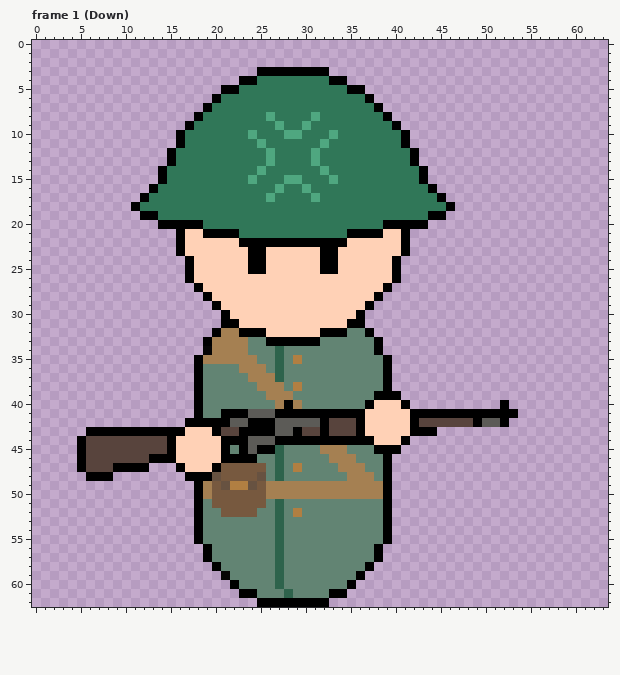
Edited in one commit: pixel-art file (Assets/Sprites/Units/Oro_Infantry.ase). Above: the version before the commit.
64x63 pixels, 28 frames. Colours within 5 levels of each other are drawn and written as one. Shown: frame 1 (Down). The commit also changed other frames, which this record leaves out.
After the commit:
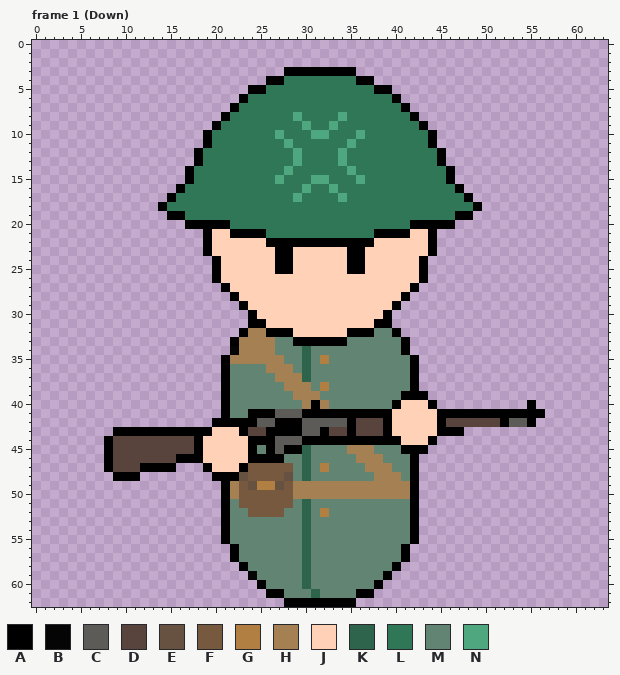
Palette (. is transparent): A #000000  B #060505  C #5c5b57  D #58443d  E #675241  F #77593f  G #b17f42  H #a58052  J #ffd1b6  K #2e634c  L #307758  M #628473  N #4fa780
The exact change:
Frame 1 (Down):
y 3: x 25..27 AAA -> ...; x 33..35 ... -> AAA
y 4: x 23..27 AALLL -> ...AA; x 33..37 AA... -> LLLAA
y 5: x 21..25 AALLL -> ...AA; x 35..39 AA... -> LLLAA
y 6: x 20..23 ALLL -> ...A; x 37..40 A... -> LLLA
y 7: x 19..22 ALLL -> ...A; x 38..41 A... -> LLLA
y 8: x 18..21 ALLL -> ...A; x 26 N -> L; x 29 L -> N; x 31 N -> L; x 34 L -> N; x 39..42 A... -> LLLA
y 9: x 17..20 ALLL -> ...A; x 27 N -> L; x 33 L -> N; x 40..43 A... -> LLLA
y 10: x 16..19 ALLL -> ...A; x 24 N -> L; x 27..29 LNN -> NLL; x 31..33 LLN -> NNL; x 36 L -> N; x 41..44 A... -> LLLA
y 11: x 16..19 ALLL -> ...A; x 25 N -> L; x 28 L -> N; x 32 N -> L; x 35 L -> N; x 41..44 A... -> LLLA
y 12..13: x 15..18 ALLL -> ...A; x 26 N -> L; x 29 L -> N; x 31 N -> L; x 34 L -> N; x 42..45 A... -> LLLA
y 14: x 14..17 ALLL -> ...A; x 25 N -> L; x 28 L -> N; x 32 N -> L; x 35 L -> N; x 43..46 A... -> LLLA
y 15: x 14..17 ALLL -> ...A; x 24 N -> L; x 27..29 LNN -> NLL; x 31..33 LLN -> NNL; x 36 L -> N; x 43..46 A... -> LLLA
y 16: x 13..16 ALLL -> ...A; x 27 N -> L; x 33 L -> N; x 44..47 A... -> LLLA
y 17: x 12..15 ALLL -> ...A; x 26 N -> L; x 29 L -> N; x 31 N -> L; x 34 L -> N; x 45..48 A... -> LLLA
y 18: x 11..14 ALLL -> ...A; x 46..49 A... -> LLLA
y 19: x 12..16 AALLL -> ...AA; x 44..48 AA... -> LLLAA
y 20: x 14..16 AAA -> ...; x 19..21 LLL -> AAA; x 39..41 AAA -> LLL; x 44..46 ... -> AAA
y 21: x 16..18 AJJ -> ...; x 20..21 AA -> JJ; x 23..25 LLL -> AAA; x 35..37 AAA -> LLL; x 39..40 JJ -> AA; x 42..44 ... -> JJA
y 22: x 16..19 AJJJ -> ...A; x 23..25 AAA -> JJJ; x 35..37 JJJ -> AAA; x 41..44 A... -> JJJA
y 23: x 16..19 AJJJ -> ...A; x 24..25 AA -> JJ; x 27..28 JJ -> AA; x 32..33 AA -> JJ; x 35..36 JJ -> AA; x 41..44 A... -> JJJA
y 24..25: x 17..20 AJJJ -> ...A; x 24..25 AA -> JJ; x 27..28 JJ -> AA; x 32..33 AA -> JJ; x 35..36 JJ -> AA; x 40..43 A... -> JJJA
y 26: x 17..20 AJJJ -> ...A; x 40..43 A... -> JJJA
y 27: x 18..21 AJJJ -> ...A; x 39..42 A... -> JJJA
y 28: x 19..22 AJJJ -> ...A; x 38..41 A... -> JJJA
y 29: x 20..23 AJJJ -> ...A; x 37..40 A... -> JJJA
y 30: x 21..24 AJJJ -> ...A; x 36..39 A... -> JJJA
y 31: x 21..25 AAJJJ -> ...AA; x 35..39 AA... -> JJJAA
y 32: x 20..22 AHH -> ...; x 24..28 AAJJJ -> HHAAA; x 32..36 AAAMM -> JJJAA; x 38..40 ... -> MMA
y 33: x 19..22 AHHH -> ...A; x 24..28 MMAAA -> HHHMM; x 32..34 MMM -> AAA; x 38..41 A... -> MMMA
y 34: x 19..22 BHHH -> ...B; x 24..27 MMMK -> HHHM; x 30 M -> K; x 38..41 A... -> MMMA
y 35: x 18..21 AHHH -> ...A; x 25..27 MMK -> HHH; x 29..30 GM -> MK; x 32 M -> G; x 39..42 A... -> MMMA
y 36: x 18..21 AMMM -> ...A; x 23..28 HHHMKM -> MMMHHH; x 30 M -> K; x 39..42 A... -> MMMA
y 37: x 18..21 AMMM -> ...A; x 24..30 HHHKMMM -> MMMHHHK; x 39..42 A... -> MMMA
y 38: x 18..21 AMMM -> ...A; x 25..30 HHHMGM -> MMMHHH; x 32 M -> G; x 39..42 A... -> MMMA
y 39: x 18..21 AMMM -> ...A; x 26..31 HHHMMM -> MMMHHH; x 38..43 AAA... -> MMMAAA
y 40: x 18..21 AMMM -> ...A; x 27..32 HAHMMM -> MMMHAH; x 37..44 AJJJA... -> MMMAJJJA; x 52 A -> .; x 55 . -> A
y 41: x 18..20 AMM -> ...; x 22..29 AACCCAAA -> MMAAACCC; x 37..39 JJJ -> AAA; x 42..44 AAA -> JJJ; x 54..56 ... -> AAA
y 42: x 17..19 AAA -> ...; x 22..23 CC -> AA; x 25..29 AACCC -> CCAAA; x 32..39 ADDDAJJJ -> CCCADDDA; x 42..45 ADDD -> JJJA; x 49..51 ACC -> DDD; x 53..55 ... -> CCA
y 43: x 6..8 AAA -> ...; x 17..22 JJJADD -> AAAJJJ; x 24..25 AA -> DD; x 27..28 CC -> AA; x 30..31 DD -> CC; x 35..39 DAJJJ -> ADDDA; x 42..47 AAA... -> JJJAAA
y 44: x 5..8 ADDD -> ...A; x 15..18 AJJJ -> DDDA; x 21..29 AAACCCAAA -> JJJAAACCC; x 38..44 JJJA... -> AAAJJJA
y 45: x 5..8 ADDD -> ...A; x 15..18 AJJJ -> DDDA; x 21..25 AMACA -> JJJAM; x 27..30 KMMM -> CAAK; x 32..43 HHHMMMAAA... -> MMMHHHMMMAAA
y 46: x 5..8 ADDD -> ...A; x 13..18 AAAJJJ -> DDDAAA; x 21..23 AAA -> JJJ; x 25..27 MMK -> AAA; x 30 M -> K; x 33..42 HHHMMMA... -> MMMHHHMMMA
y 47: x 5..11 ADDDAAA -> ...ADDD; x 13..23 ...AJJJAFFF -> AAA...AJJJA; x 26..30 MKMGM -> FFFMK; x 32 M -> G; x 34..42 HHHMMA... -> MMMHHHMMA
y 48: x 6..11 AAA... -> ...AAA; x 17..23 AAAEFFF -> ...AAAE; x 25..28 EMKM -> FFFE; x 30 M -> K; x 35..42 HHHMA... -> MMMHHHMA
y 49: x 18..23 AHFEGG -> ...AHF; x 25..28 FHHH -> GGEF; x 39..42 A... -> HHHA
y 50: x 18..22 AHFFF -> ...AH; x 26..28 HHH -> FFF; x 39..42 A... -> HHHA
y 51: x 18..22 AMFFF -> ...AM; x 26..28 MKM -> FFF; x 30 M -> K; x 39..42 A... -> MMMA
y 52: x 18..23 AMMFFF -> ...AMM; x 25..27 MMK -> FFF; x 29..30 GM -> MK; x 32 M -> G; x 39..42 A... -> MMMA
y 53..55: x 18..21 AMMM -> ...A; x 27 K -> M; x 30 M -> K; x 39..42 A... -> MMMA
y 56..57: x 19..22 AMMM -> ...A; x 27 K -> M; x 30 M -> K; x 38..41 A... -> MMMA
y 58: x 20..23 AMMM -> ...A; x 27 K -> M; x 30 M -> K; x 37..40 A... -> MMMA
y 59: x 21..24 BMMM -> ...B; x 27 K -> M; x 30 M -> K; x 36..39 A... -> MMMA
y 60: x 22..25 AMMM -> ...A; x 27 K -> M; x 30 M -> K; x 35..38 A... -> MMMA
y 61: x 23..28 AAMMMK -> ...AAM; x 31 M -> K; x 33..37 AA... -> MMMAA
y 62: x 25..27 AAA -> ...; x 33..35 ... -> AAA
Where, in picture pixels (left, top, right, bottom), the same in both pictures:
changed: (77, 67, 545, 607)
